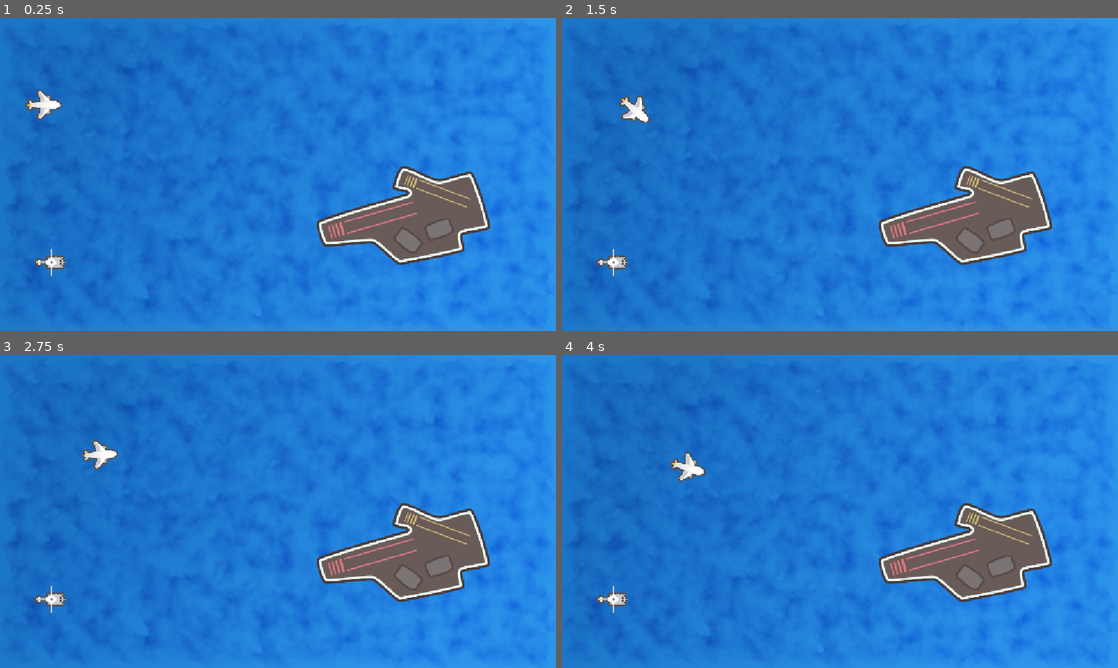
Above: before the commit, frames 1-4 (two rows, left to right).
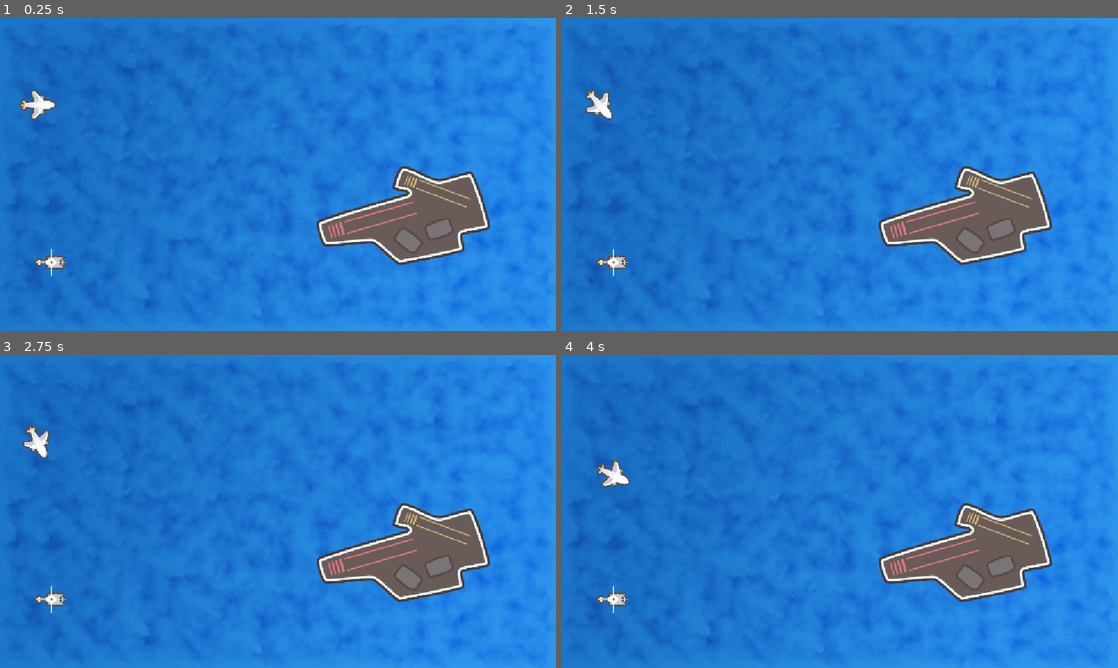
Above: after the commit, the same moments.

Repository: maleker86/RichAllbertFoundations
Game: Godot game, scene res://Scenes/Ocean/Ocean.tscn
The game is run twice, just before and just after one commit, with the same random seed, the same clock (stepped at 60 frames per second) and the same inputs.
Inputs (mouse positions are in pixels of both pictures, inside the frame that each line leads up to):
- Up to frame 1 (0.25 s): no input
- Up to frame 2 (1.5 s): move the mouse to (962, 158) at 0.52 s; press the mouse at (962, 158) at 0.53 s; hold Right (ui_right) 0.53-1.28 s; move the mouse to (728, 190) at 1.27 s; release the mouse at (728, 190) at 1.28 s; hold Left (ui_left) from 1.28 s (still down); click (728, 190) at 1.35 s
- Up to frame 3 (2.75 s): move the mouse to (333, 442) at 2.02 s; release Left (ui_left) at 2.03 s; press the mouse at (333, 442) at 2.03 s; hold Right (ui_right) from 2.03 s (still down)
- Up to frame 4 (4 s): move the mouse to (812, 574) at 2.77 s; release Right (ui_right) at 2.78 s; release the mouse at (812, 574) at 2.78 s; hold Up (ui_up) 2.78-3.53 s; click (812, 574) at 2.85 s; move the mouse to (1006, 558) at 3.52 s; press the mouse at (1006, 558) at 3.53 s; hold Left (ui_left) from 3.53 s (still down)

The runs differ from the first frame. In frame 1, 0.3% of the frame differs, in the area x 3-12%, y 22-33%; in frame 2, 0.6%, in the area x 4-16%, y 22-34%; in frame 3, 0.6%; in frame 4, 0.6%.

Commit message:
allow plane to rotate/progress with UI_R, L, U

Diff:
--- a/Scenes/Ocean/Ocean.gd
+++ b/Scenes/Ocean/Ocean.gd
@@ -1,19 +1,17 @@
 extends Node2D
 
 @onready var plane: Sprite2D = $Plane
-@onready var helicopter: Sprite2D = $Helicopter
+#@onready var helicopter: Sprite2D = $Helicopter
 
-var speed: float = 50.0
+var speed: float = 100.0
+const ROT_SPEED: float = PI / 2;
 
+#var _target: Vector2 = Vector2.ZERO
 
-var _target: Vector2 = Vector2.ZERO
-
-
-func _unhandled_input(event: InputEvent) -> void:
-	_target = get_global_mouse_position()
-	if event.is_action_pressed("SetTarget"):
-		plane.look_at(_target)
-
+#func _unhandled_input(event: InputEvent) -> void:
+	#_target = get_global_mouse_position()
+	#if event.is_action_pressed("SetTarget"):
+		#plane.look_at(_target)
 
 # Called when the node enters the scene tree for the first time.
 func _ready() -> void:
@@ -26,5 +24,11 @@
 	#helicopter.global_position.x += 50.0 * delta;
 	#plane.position = plane.position.move_toward(_target, 50.0 * delta)
 	#plane.position += plane.transform.x.normalized() * speed * delta
-	plane.move_local_x(speed * delta)
-	pass
+	if Input.is_action_pressed("ui_up"):
+		plane.move_local_x(speed * delta)
+
+	if Input.is_action_pressed("ui_right"):
+		plane.rotate(ROT_SPEED * delta)
+
+	if Input.is_action_pressed("ui_left"):
+		plane.rotate(-ROT_SPEED * delta)
